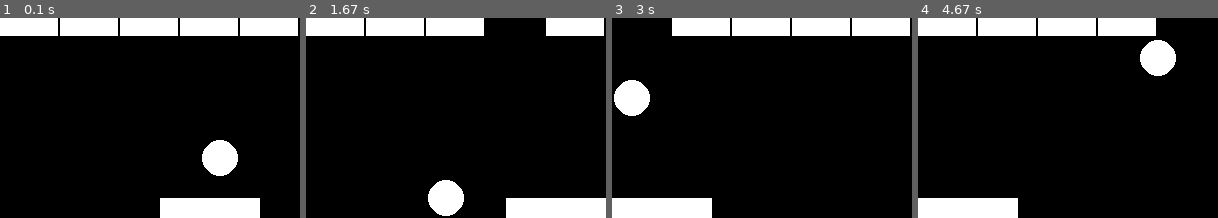
Above: before the commit, frames 1-4 (left to right).
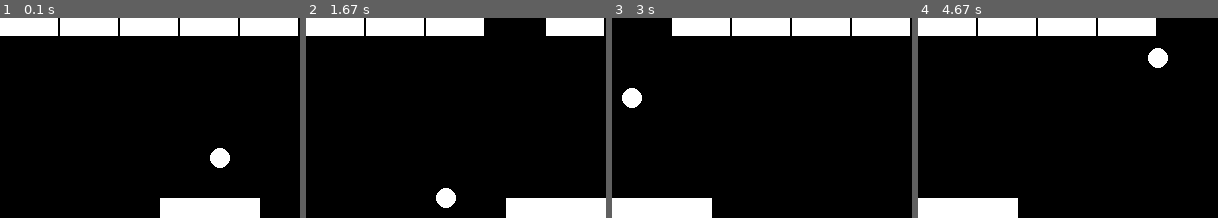
Above: after the commit, the same moments.

Repository: floom9/Reinforcement-Learning-Breakout
Game: pygame game, started from run_game.py
Two runs of this game, one before a commit and one after it. Both use one fixed random seed, a clock stepped at 60 frames per second and the inputs below.
Inputs:
- Up to frame 1 (0.1 s): no input
- Up to frame 2 (1.67 s): no input
- Up to frame 3 (3 s): no input
- Up to frame 4 (4.67 s): no input

The runs differ from the first frame. In frame 1, 1.2% of the frame differs, in the area x 67-80%, y 61-79%; in frame 2, 1.2%; in frame 3, 1.2%; in frame 4, 1.2%.

Commit message:
made ball size smaller

Diff:
--- a/Breakout/renderer.py
+++ b/Breakout/renderer.py
@@ -8,7 +8,7 @@
 # Subtracting 2 for visual separation
 
 CELL_SIZE = 20
-BALL_RADIUS = CELL_SIZE - 2
+BALL_RADIUS = CELL_SIZE - 10
 PADDLE_WIDTH = 100
 PADDLE_HEIGHT = 20
 BRICK_WIDTH = (CELL_SIZE * 3) - 2
@@ -19,7 +19,10 @@
     def __init__(self, env):
         self.env = env
         pygame.init()
-        self.screen = pygame.display.set_mode((env.grid_size[0] * CELL_SIZE, env.grid_size[1] * CELL_SIZE))
+        self.grid_width = env.grid_size[0] * CELL_SIZE
+        self.grid_heigth = env.grid_size[1] * CELL_SIZE
+        self.screen = pygame.display.set_mode((self.grid_width, self.grid_heigth))
+
         pygame.display.set_caption("Breakout")
 
     def draw(self, ball_position, paddle_position, bricks):
@@ -45,3 +48,9 @@
         paddle_position = state[2]
         bricks = state[4]
         self.draw(ball_position, paddle_position, bricks)
+
+    def display_episode(self, episode):
+        font = pygame.font.SysFont('arial', 50)
+        text = font.render(str(episode), True, WHITE)
+        self.screen.blit(text, (10, self.grid_heigth - 60))
+        pygame.display.update()
--- a/Training/train_MC_Agent.py
+++ b/Training/train_MC_Agent.py
@@ -1,4 +1,5 @@
 import time
+from Breakout.renderer import renderer
 
 def train_agent(agent, env, episodes, render=True):
     rewards = []
@@ -11,6 +12,9 @@
         # Record the transitions
         transitions = []
         total_reward = 0
+
+        # Display new episode
+        # renderer.display_episode(renderer, episode)
 
         while not done:
             # Choose action based on the agent's policy
